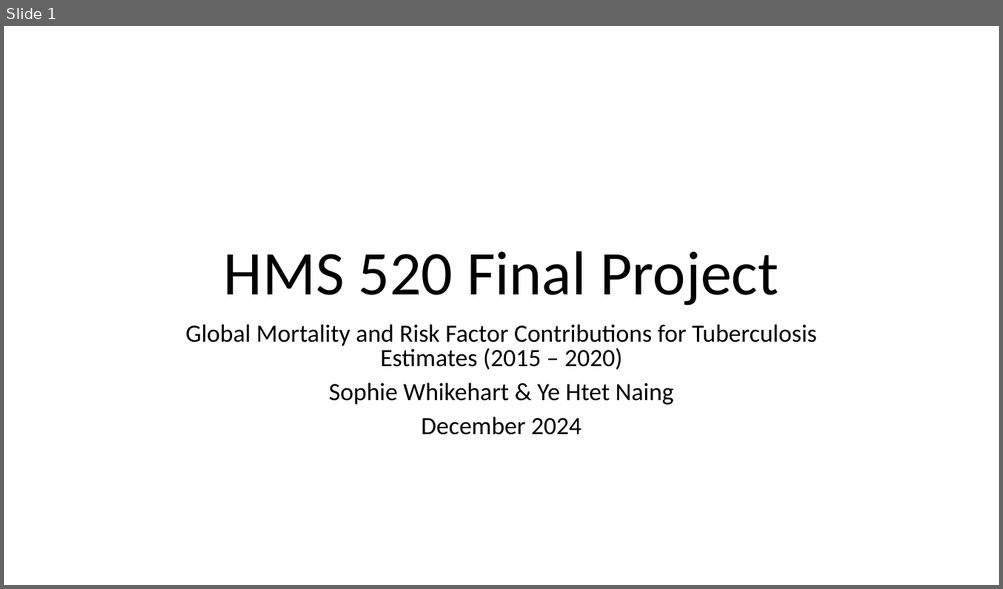
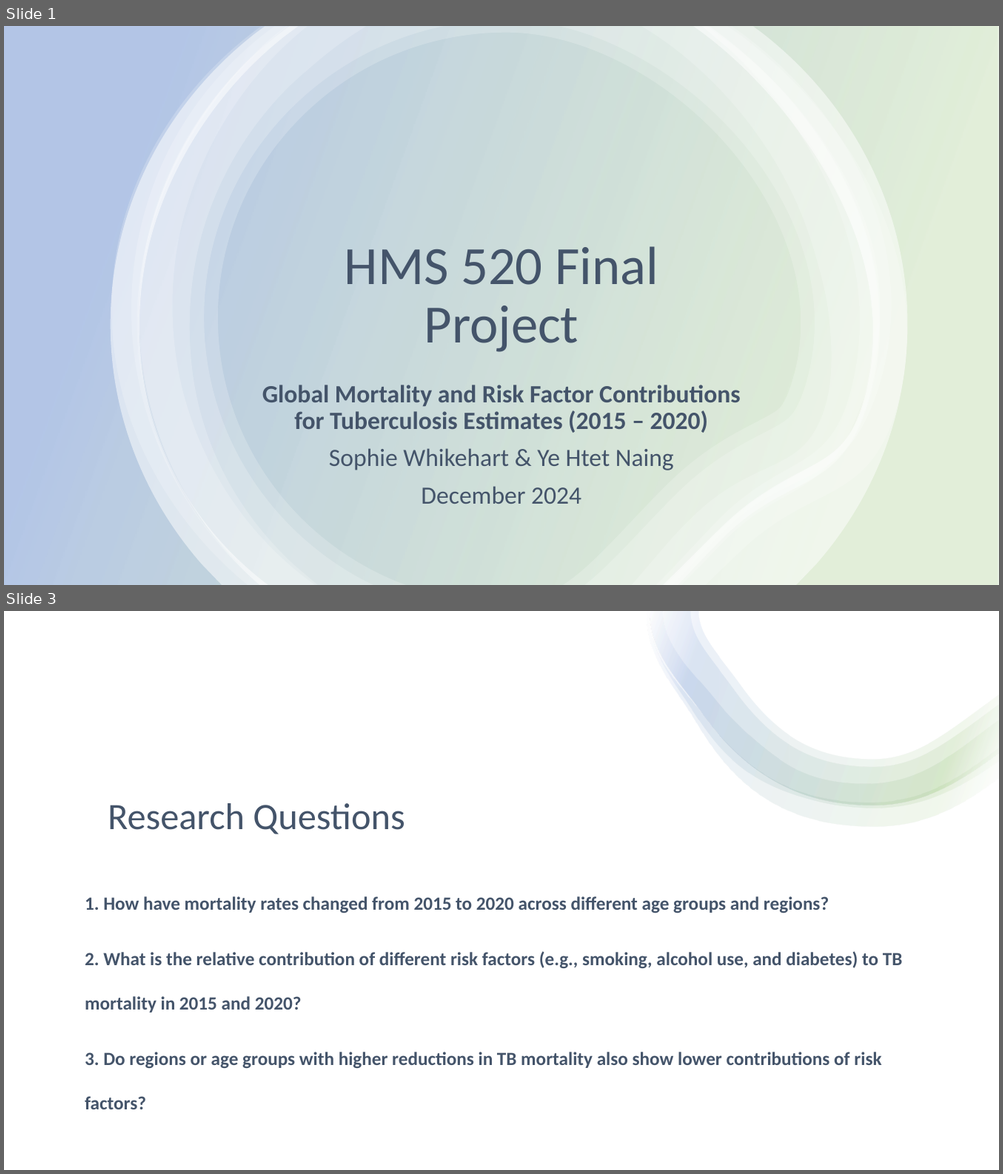
Before and after one commit to smwhikeh/HMS_520_Final_Project_TB, a slide deck: HMS_520_Final_Presentation_Whikehart_Naing.pptx. Shown one above the other, each under a label of ours: slide 1 before the commit, slides 1 and 3 after it; the slides between them are not shown. The pictures are 1003x589 and 1003x1174 pixels, drawn with LibreOffice and Linux fonts; fonts in the diff are those of the drawing. Boxes give left, top, right and bottom in pixels: in the first picture for what was removed or moved away, otherwise in the second. Text is boxed around its words. In the diff, an @@ line names an element or a change of style, - is before the commit and + after.

```diff
--- a/HMS_520_Final_Presentation_Whikehart_Naing.pptx
+++ b/HMS_520_Final_Presentation_Whikehart_Naing.pptx
@@ slide 3 added at (4,611,999,1170), background #FFFFFF @@
@@ rectangle added at (4,611,999,1170), fill #FFFFFF @@
@@ group added at (646,611,999,826): 4 freeform shapes @@
@@ title added at (108,803,404,834), 36 pt, text #44546A @@
+Research Questions
@@ text added at (85,897,902,1110), 18 pt, text #44546A, bold @@
+1. How have mortality rates changed from 2015 to 2020 across different age groups and regions?
+2. What is the relative contribution of different risk factors (e.g., smoking, alcohol use, and diabetes) to TB mortality in 2015 and 2020?
+3. Do regions or age groups with higher reductions in TB mortality also show lower contributions of risk factors?
@@ slide 1 changed as well @@
@@ rectangle added at (4,26,999,585), fill gradient #70AD47 to #4472C4 @@
@@ group added at (111,26,908,585): 6 freeform shapes @@
@@ title "HMS 520 Final Project": place and size @@
-title "HMS 520 Final Project" at (224,251,778,306)
+title "HMS 520 Final Project" at (344,247,658,352)
@@ title "HMS 520 Final Project" at (344,247,658,352): size 60 to 52 pt, text colour #000000 to #44546A @@
@@ subtitle "Global Mortality and Risk Factor ...": place and size @@
-subtitle "Global Mortality and Risk Factor ..." at (185,324,817,435)
+subtitle "Global Mortality and Risk Factor ..." at (262,385,740,504)
@@ subtitle "Global Mortality and Risk Factor ..." at (262,385,740,504): text colour #000000 to #44546A; bold on in "Global Mortality and Risk Factor Contributions for ..."; line spacing 0.8 to 0.9 @@
```
Also in this commit, not shown: 12 other slides added, 7 slides removed, 4 other files.
